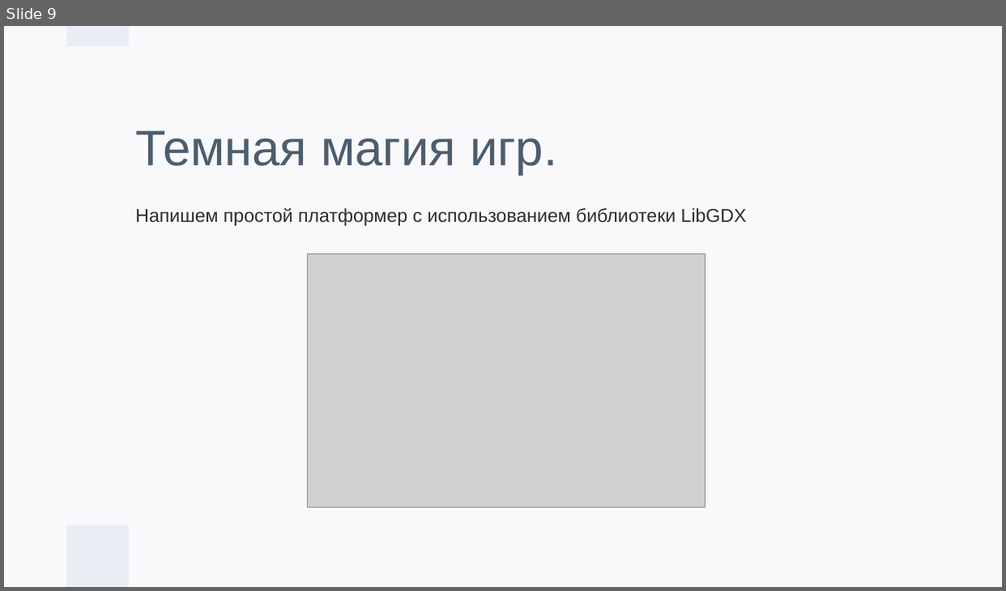
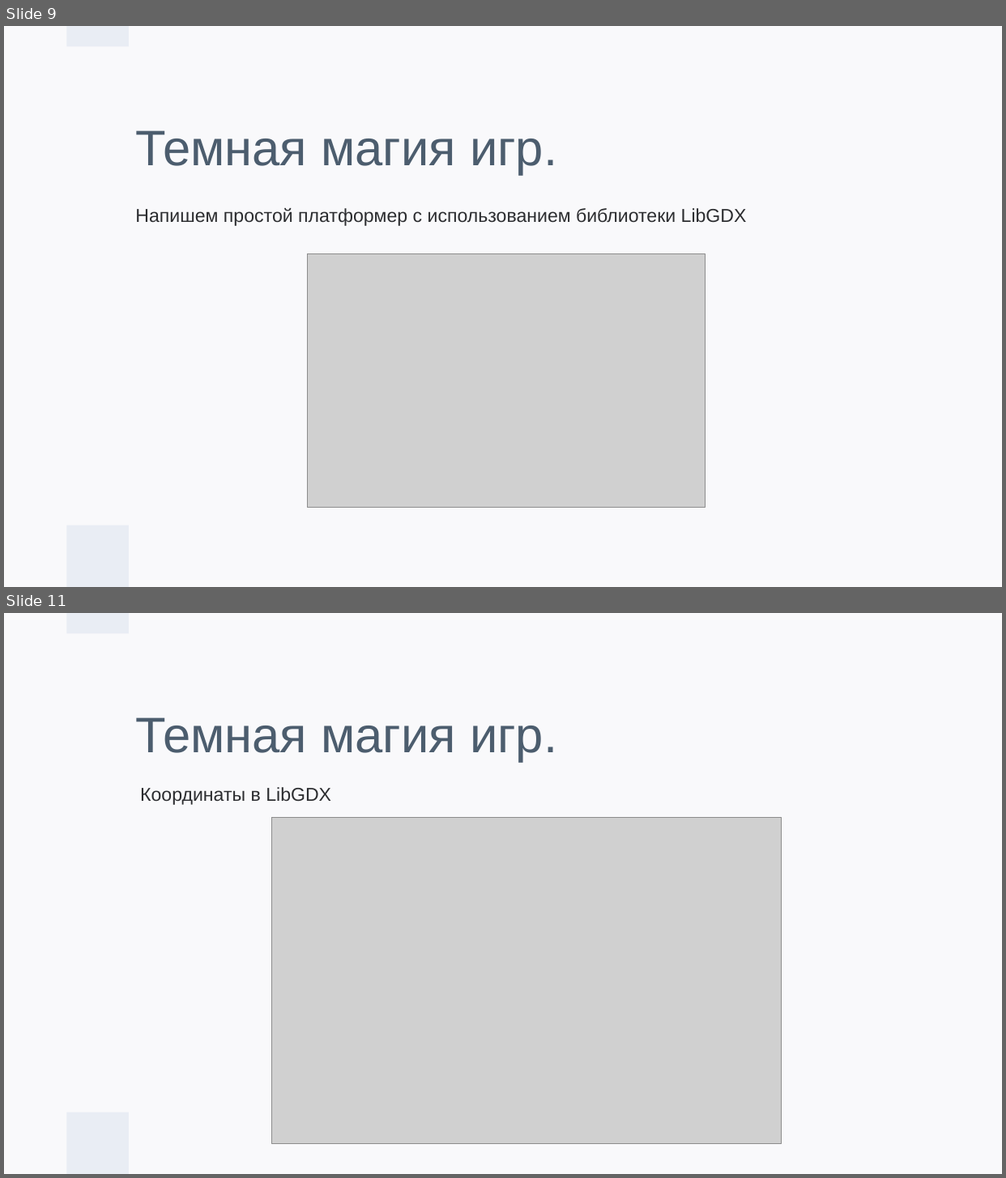
Before and after one commit to kosmoflyko/gb-game-example, a slide deck: presentation/Java webminar part 1.potx.pptx. Shown one above the other, each under a label of ours: slide 9 before the commit, slides 9 and 11 after it; the slides between them are not shown. The pictures are 1006x591 and 1006x1178 pixels, drawn with LibreOffice and Linux fonts; fonts in the diff are those of the drawing; grey boxes stand for pictures; background and template pictures are left out. Boxes give left, top, right and bottom in pixels: in the first picture for what was removed or moved away, otherwise in the second. Text is boxed around its words. In the diff, an @@ line names an element or a change of style, - is before the commit and + after.

```diff
--- a/presentation/Java webminar part 1.potx.pptx
+++ b/presentation/Java webminar part 1.potx.pptx
@@ slide 11 added at (x1=4, y1=613, x2=1002, y2=1174), background #F9F9FB; not listed: 2 template elements that a slide beside it also shows @@
@@ title added at (x1=135, y1=717, x2=557, y2=762), 48 pt, text #4C5D6E @@
+Темная магия игр.
@@ text added at (x1=140, y1=787, x2=331, y2=805), 18 pt, text #2C2D30 @@
+Координаты в LibGDX
@@ picture added at (x1=271, y1=817, x2=781, y2=1144) @@
```
Also in this commit, not shown: 2 slides changed, 1 other slide added, 1 other file.
